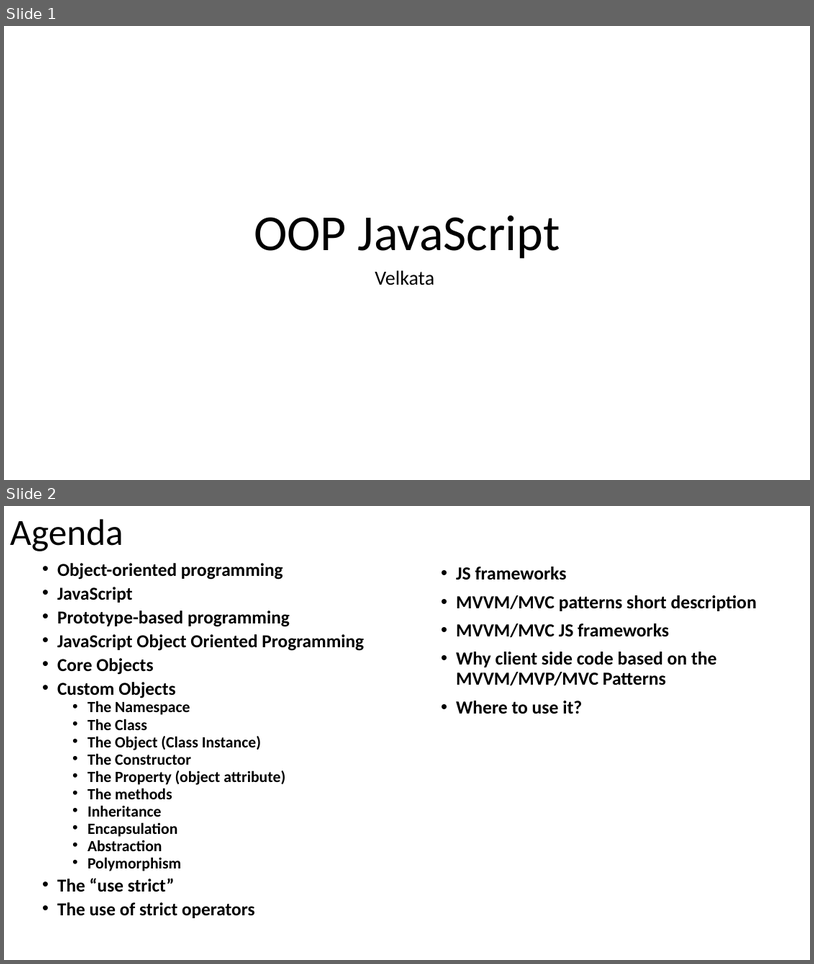
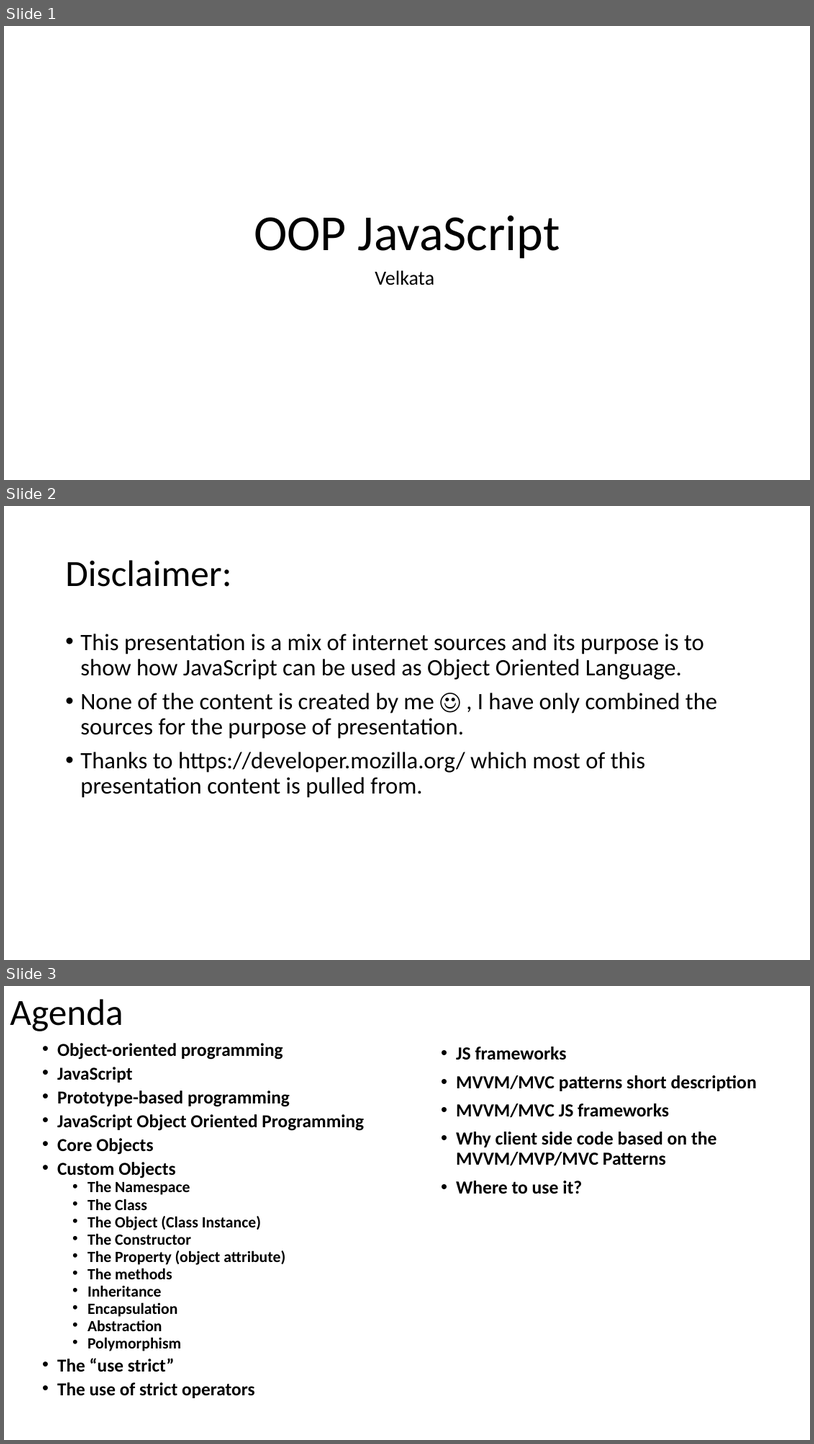
Before and after one commit to VelinGeorgiev/ASP.NET-WebAPI-OOPJavaScript-Sample, a slide deck: Documents/OOP JavaScript.pptx. Shown one above the other, each under a label of ours: slides 1 and 2 before the commit, slides 1, 2 and 3 after it. The pictures are 814x964 and 814x1444 pixels, drawn with LibreOffice and Linux fonts; fonts in the diff are those of the drawing. Boxes give left, top, right and bottom in pixels: in the first picture for what was removed or moved away, otherwise in the second. Text is boxed around its words. In the diff, an @@ line names an element or a change of style, - is before the commit and + after.

Commit message:
Disclamer added to the presentation

```diff
--- a/Documents/OOP JavaScript.pptx
+++ b/Documents/OOP JavaScript.pptx
@@ slide 2 added at (4,506,810,960), background #FFFFFF @@
@@ title added at (65,560,232,587), 44 pt, text #000000 @@
+Disclaimer:
@@ text added at (80,633,718,798), 28 pt, text #000000 @@
+• This presentation is a mix of internet sources and its purpose is to show how JavaScript can be used as Object Oriented Language.
+• None of the content is created by me ☺ , I have only combined the sources for the purpose of presentation.
+• Thanks to https://developer.mozilla.org/ which most of this presentation content is pulled from.
@@ what was slide 2 is now slide 3 @@
```
